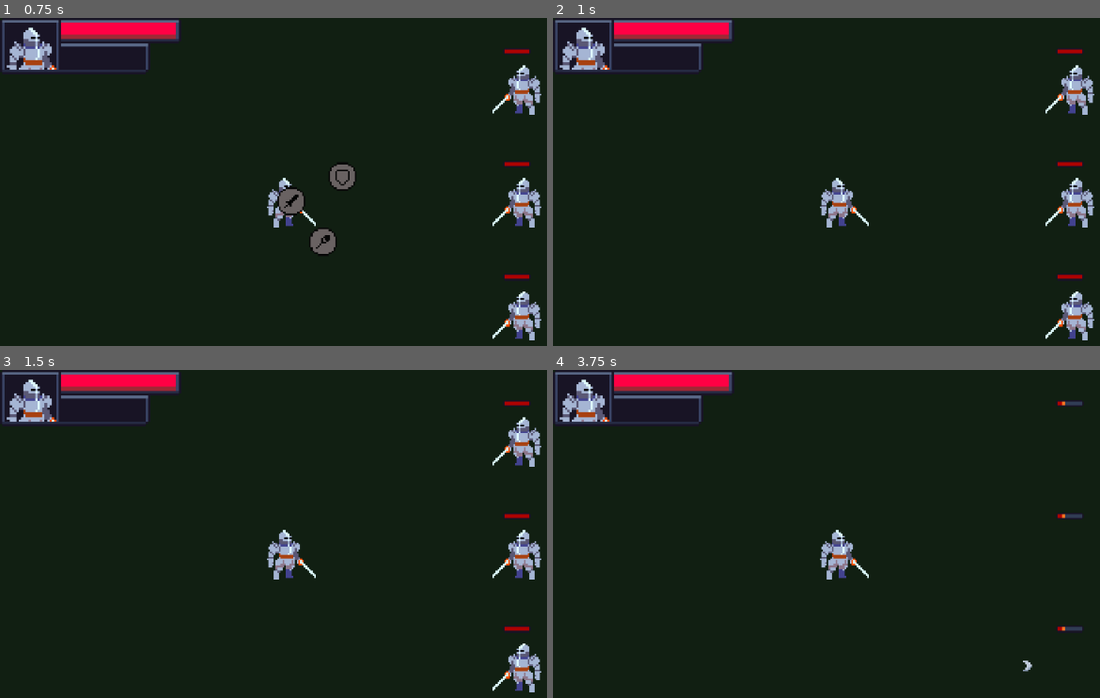
Above: before the commit, frames 1-4 (two rows, left to right).
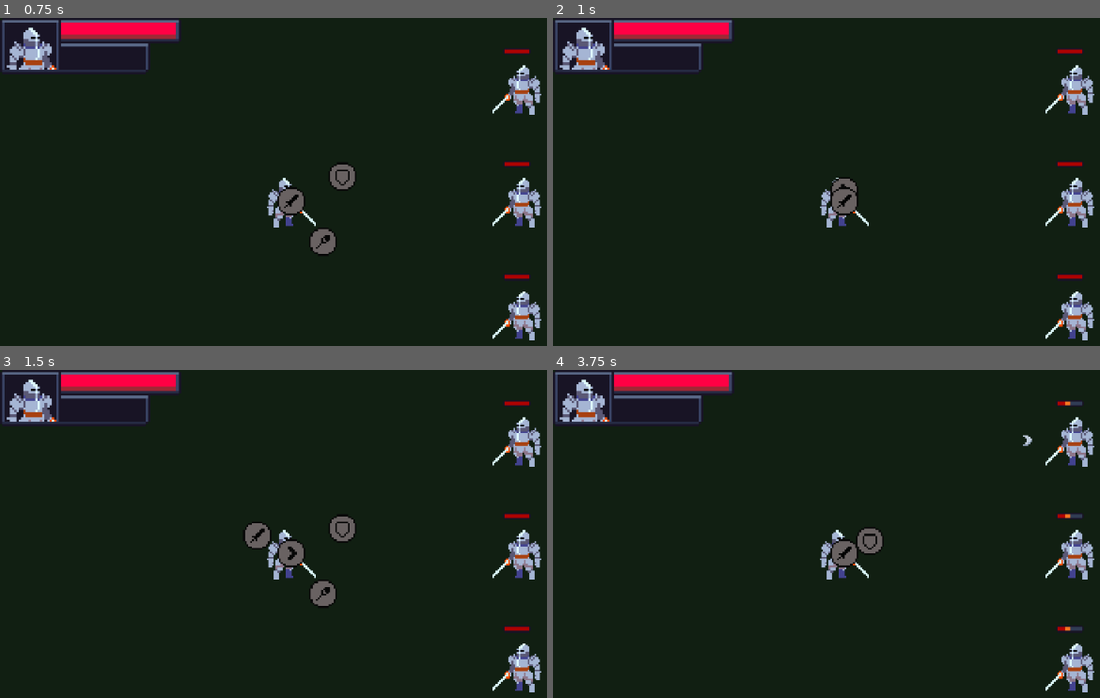
Above: after the commit, the same moments.

Repository: SamuelAlves-23/shoveljam2025
Game: Godot game, scene res://scenes/battle_scene/battle_scene.tscn
The game is run twice, just before and just after one commit, with the same random seed, the same clock (stepped at 60 frames per second) and the same inputs. The project has no main scene, so this scene is started directly.
Inputs (mouse positions are in pixels of both pictures, inside the frame that each line leads up to):
- Up to frame 1 (0.75 s): move the mouse to (322, 241) at 0.52 s; hold D (move_right) from 0.53 s (still down); hold Q (attack) from 0.53 s (still down); click (322, 241) at 0.67 s
- Up to frame 2 (1 s): keep holding D (move_right); keep holding Q (attack); tap E (guard) at 0.8 s
- Up to frame 3 (1.5 s): move the mouse to (224, 602) at 1.27 s; release D (move_right) at 1.28 s; release Q (attack) at 1.28 s; hold S (move_down) from 1.28 s (still down); tap E (guard) at 1.35 s
- Up to frame 4 (3.75 s): tap R (magic) at 1.55 s; move the mouse to (1001, 488) at 2.02 s; release S (move_down) at 2.03 s; hold D (move_right) 2.03-2.78 s; hold R (magic) 2.03-2.78 s; tap Q (attack) at 2.3, 2.85 s; move the mouse to (892, 665) at 2.77 s; hold W (move_up) 2.78-3.53 s; click (892, 665) at 2.92 s; tap E (guard) at 3.05 s; move the mouse to (outside the picture) at 3.52 s; hold A (move_left) from 3.53 s (still down); hold R (magic) from 3.53 s (still down); tap Space (confirm) at 3.6 s

Frame 1 is identical in both runs. In frame 2, 0.4% of the frame differs, in the area x 50-56%, y 48-61%; in frame 3, 1.1%; in frame 4, 2.5%, in the area x 50-99%, y 9-99%.

Commit message:
Arreglo de animación

Diff:
--- a/scenes/battle_scene/battle_scene.gd
+++ b/scenes/battle_scene/battle_scene.gd
@@ -14,6 +14,7 @@
 @onready var battle_cursor: Sprite2D = $BattleCursor
 @onready var index: int = 0
 @onready var first: bool = true
+@onready var changing_state: bool = false
 @onready var enemies: Array = [$Enemy, $Enemy2, $Enemy3]
 @onready var player: Player = $Player
 @onready var actions_holder: ActionsHolder = $ActionsHolder
@@ -32,10 +33,7 @@
 func _process(delta) -> void:
 	match current_state:
 		STATES.PLAYER_TURN:
-			if first:
-				first = false
-				PlayerStats.guarding = false
-				actions_holder.show_actions()
+			player_turn()
 		STATES.TARGETING:
 			target_selection()
 		STATES.ENEMY_TURN:
@@ -43,29 +41,30 @@
 
 
 func _unhandled_input(event: InputEvent) -> void:
-	if current_combo.size() !=0:
+	if current_combo.size() != 0:
 		if event.is_action_pressed("attack"):
-			actions_holder.hide_actions()
+			await actions_holder.hide_actions()
 			update_state(STATES.TARGETING)
 		elif event.is_action_pressed("guard"):
 			print("BLOQUEANDO")
-			actions_holder.hide_actions()
+			await actions_holder.hide_actions()
 			PlayerStats.guarding = true
 			add_combo(GlobalManager.combo_pieces[1])
 			update_state(STATES.ENEMY_TURN)
 		elif event.is_action_pressed("magic"):
 			print("Magia")
-			actions_holder.hide_actions()
+			await actions_holder.hide_actions()
 			for enemy in enemies:
-				enemy.damage(ceil(PlayerStats.player_stats["attack"]/ 2))
-			add_combo(GlobalManager.combo_pieces[2])
-			update_state(STATES.ENEMY_TURN)
+				enemy.damage(ceil(PlayerStats.player_stats["attack"] / 2))
+				add_combo(GlobalManager.combo_pieces[2])
+				update_state(STATES.ENEMY_TURN)
 	else:
 		print("EMPIEZA EL COMBO")
-		actions_holder.hide_actions()
+		await actions_holder.hide_actions()
 		add_combo(GlobalManager.combo_pieces.pick_random())
 		print(current_combo)
 		update_state(STATES.ENEMY_TURN)
+
 
 func erase_enemy(enemy) -> void:
 	enemies.erase(enemy)
@@ -79,6 +78,12 @@
 func combo_finisher() -> void:
 	print("COMBO FINISHER")
 	current_combo = []
+
+func player_turn() -> void:
+	if first:
+		first = false
+		PlayerStats.guarding = false
+		actions_holder.show_actions()
 
 func target_selection() -> void:
 	if first:
@@ -108,7 +113,8 @@
 
 func update_state(new_state: STATES) -> void:
 	current_state = new_state
-	#first = true
+	first = true
+
 
 func enemy_turn() -> void:
 	for enemy in enemies:
